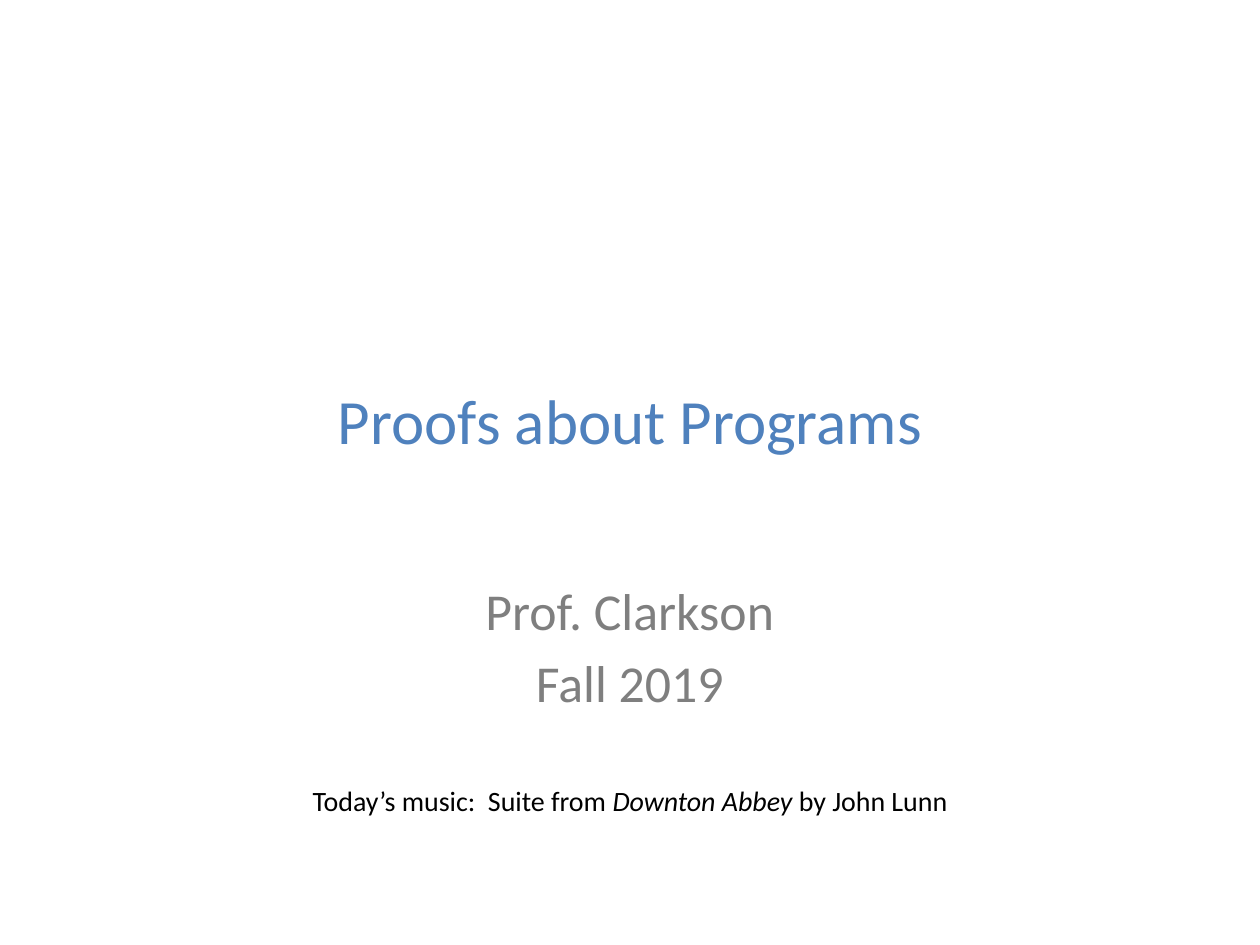
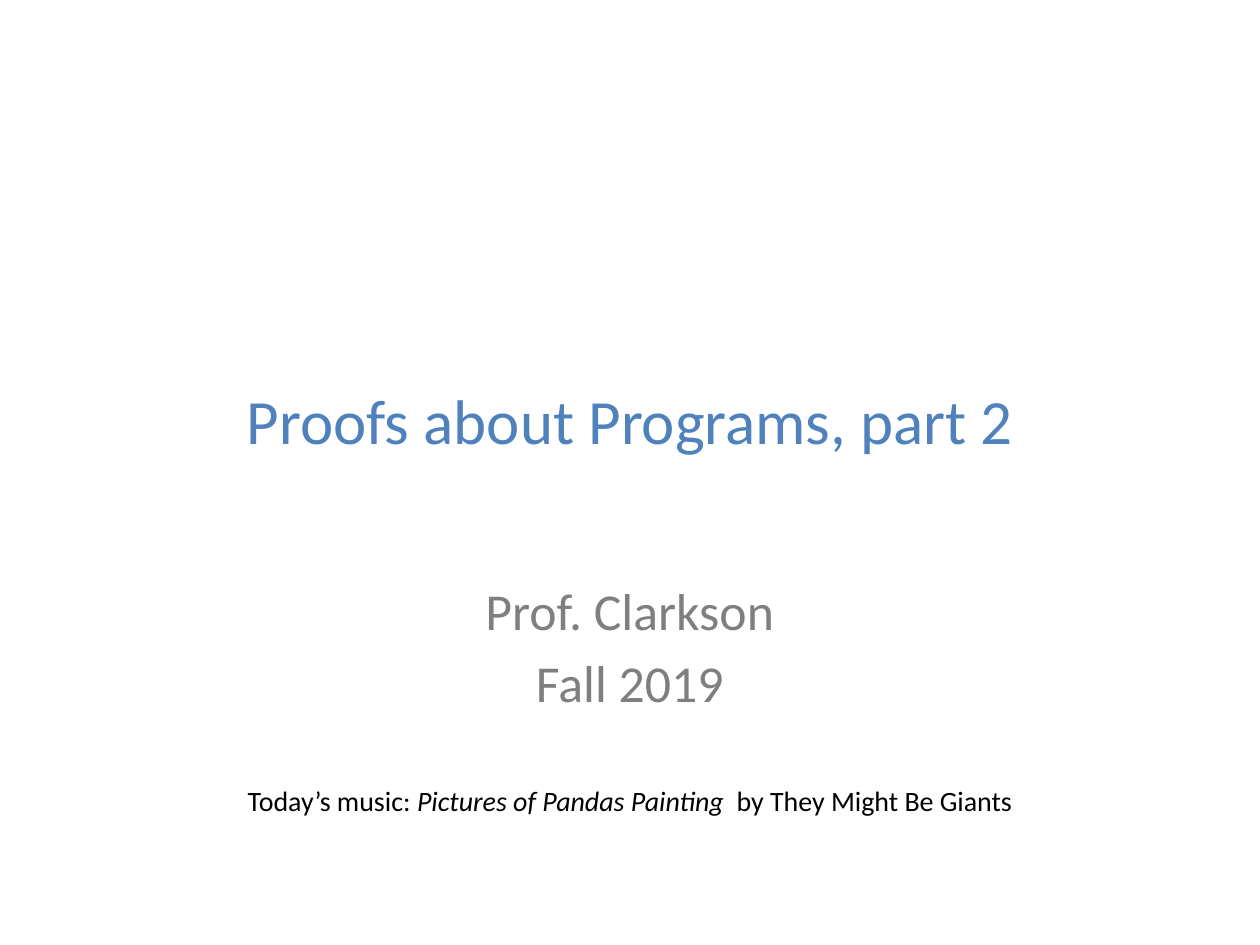
Before and after one commit to cs3110/materials-2019fa, a slide deck: slide 1 of 20-proofs/lec.pptx. Drawn at 1260x945 pixels with LibreOffice and Linux fonts; fonts in the diff are those of the drawing; background and template pictures are left out. Boxes give left, top, right and bottom in pixels: in the first picture for what was removed or moved away, otherwise in the second. Text is boxed around its words. In the diff, an @@ line names an element or a change of style, - is before the commit and + after.

```diff
--- a/20-proofs/lec.pptx
+++ b/20-proofs/lec.pptx
@@ subtitle at (x1=247, y1=400, x2=1013, y2=455): text changed @@
-Proofs about Programs
+Proofs about Programs, part 2
@@ text at (x1=248, y1=791, x2=1012, y2=816): text changed @@
-Today’s music: Suite from Downton Abbey by John Lunn
+Today’s music: Pictures of Pandas Painting by They Might Be Giants
```
Also in this commit, not shown: 3 other slides changed, 16 slides added, 28 slides removed, 1 other file.
